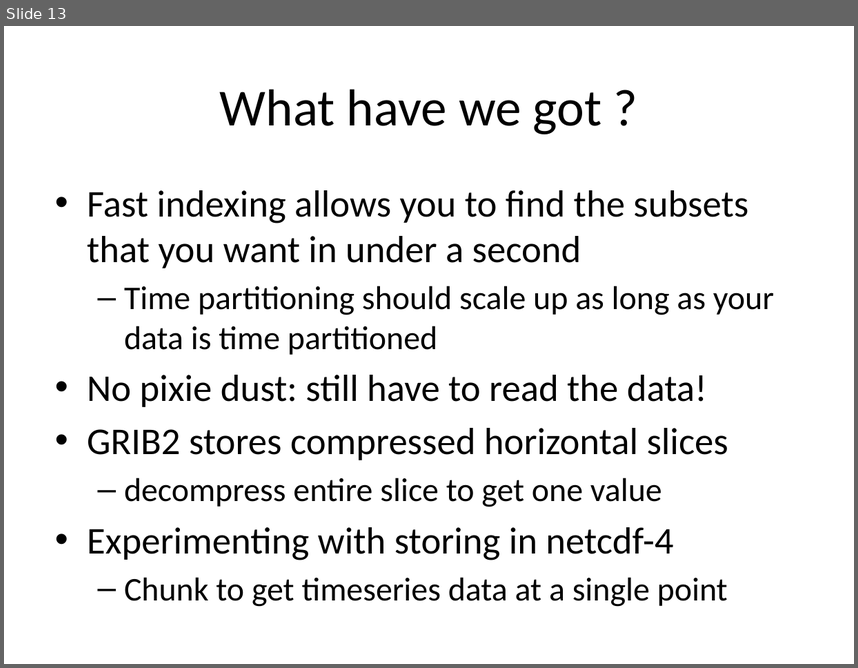
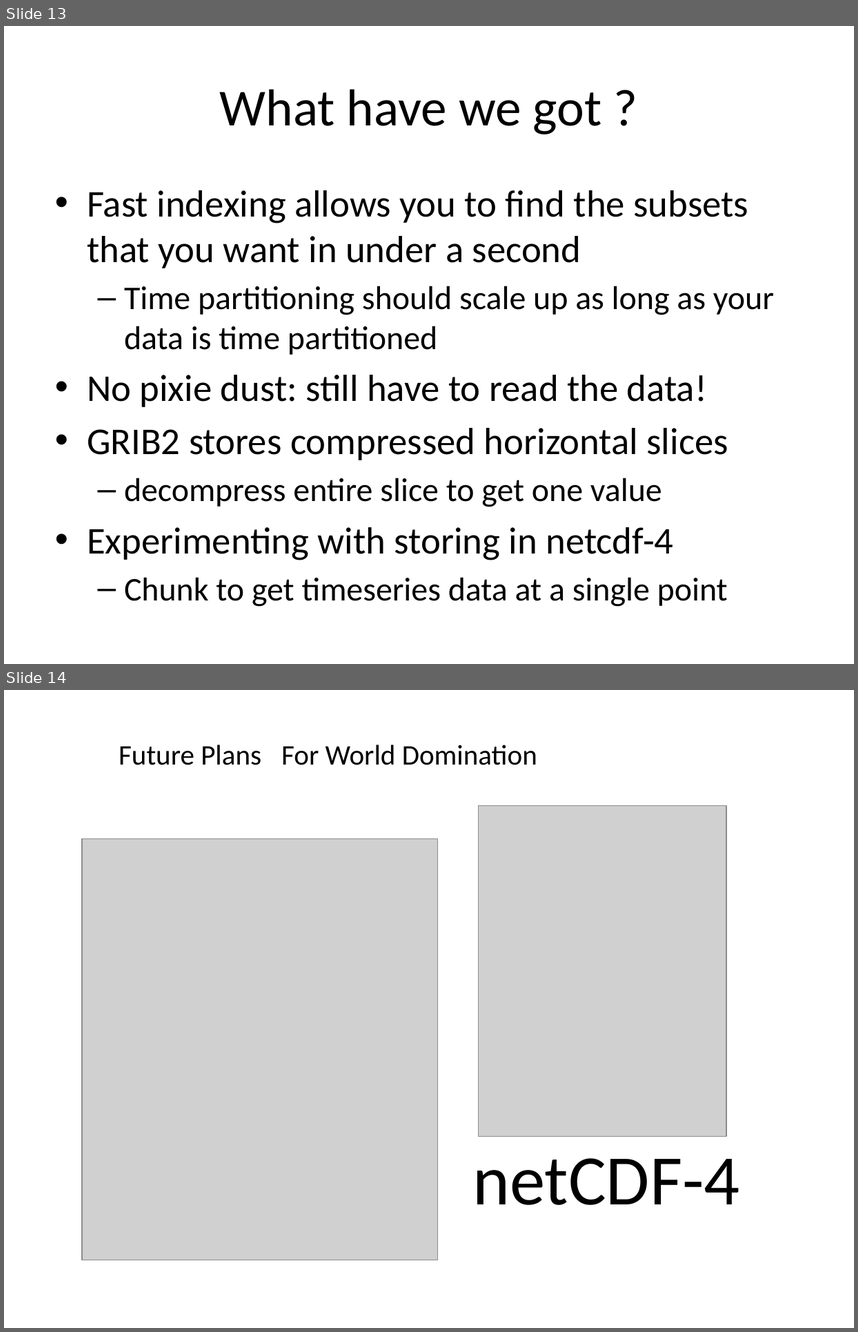
Before and after one commit to Unidata/thredds, a slide deck: docs/web/thredds/tech/tds4.3/tutorial/GRIB.pptx. Shown one above the other, each under a label of ours: slide 13 before the commit, slides 13 and 14 after it. The pictures are 858x668 and 858x1332 pixels, drawn with LibreOffice and Linux fonts; fonts in the diff are those of the drawing; grey boxes stand for pictures. Boxes give left, top, right and bottom in pixels: in the first picture for what was removed or moved away, otherwise in the second. Text is boxed around its words. In the diff, an @@ line names an element or a change of style, - is before the commit and + after.

```diff
--- a/docs/web/thredds/tech/tds4.3/tutorial/GRIB.pptx
+++ b/docs/web/thredds/tech/tds4.3/tutorial/GRIB.pptx
@@ slide 14 added at (4, 690, 854, 1328), background #FFFFFF @@
@@ text added at (119, 745, 261, 765), 24 pt, text #000000 @@
+Future Plans
@@ text added at (281, 745, 537, 765), 24 pt, text #000000 @@
+For World Domination
@@ picture added at (478, 806, 726, 1136) @@
@@ picture added at (82, 839, 437, 1259) @@
@@ text added at (473, 1158, 612, 1205), 60 pt, text #000000 @@
+GRIB
@@ text added at (473, 1158, 740, 1205), 60 pt, text #000000 @@
+netCDF-4
```
Also in this commit, not shown: 2 slides changed, 1 other slide added, 1 slide removed, 11 other files.
